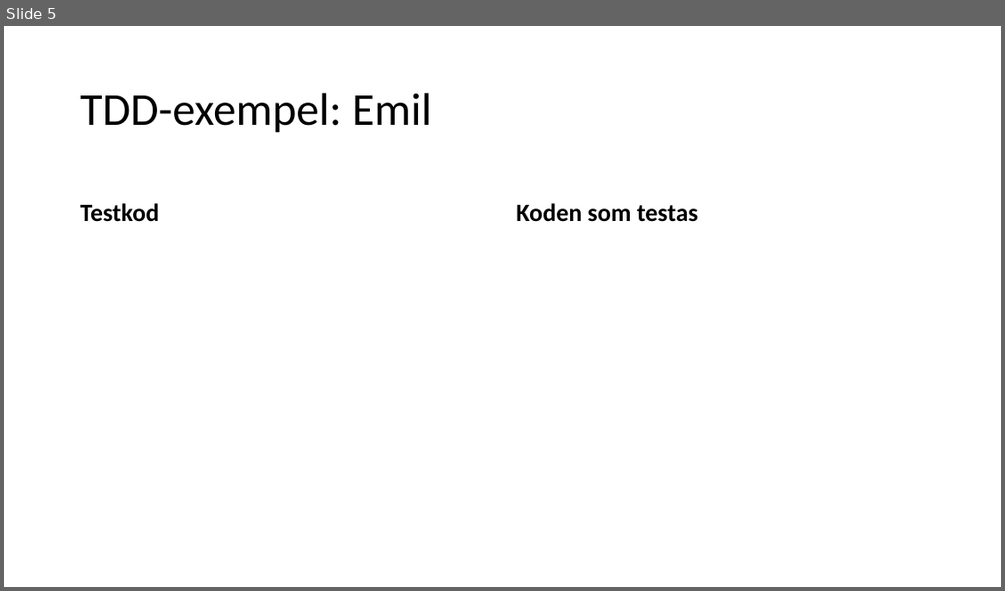
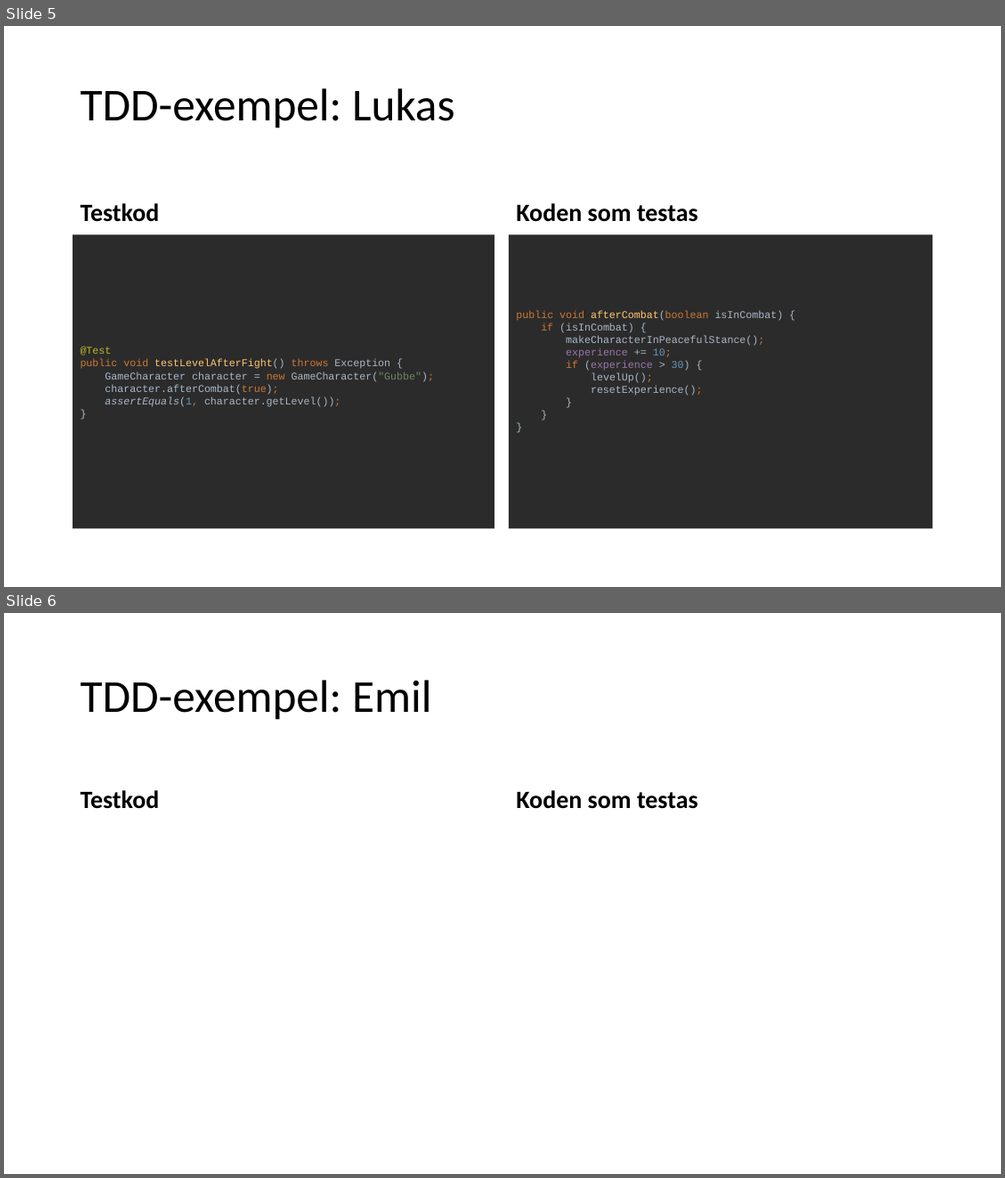
Before and after one commit to fyrtio2/projektINTE, a slide deck: 01 Dokumentation/slutredovisning.pptx. Shown one above the other, each under a label of ours: slide 5 before the commit, slides 5 and 6 after it. The pictures are 1005x591 and 1005x1178 pixels, drawn with LibreOffice and Linux fonts; fonts in the diff are those of the drawing. Boxes give left, top, right and bottom in pixels: in the first picture for what was removed or moved away, otherwise in the second. Text is boxed around its words. In the diff, an @@ line names an element or a change of style, - is before the commit and + after.

Commit message:
Lagt till mina tdd-exempel

```diff
--- a/01 Dokumentation/slutredovisning.pptx
+++ b/01 Dokumentation/slutredovisning.pptx
@@ slide 5 added at [4, 26, 1001, 587], background #FFFFFF @@
@@ title added at [81, 88, 455, 128], 44 pt, text #000000 @@
+TDD-exempel: Lukas
@@ text added at [81, 203, 160, 222], 24 pt, text #000000, bold @@
+Testkod
@@ text added at [516, 203, 698, 222], 24 pt, text #000000, bold @@
+Koden som testas
@@ text added at [73, 231, 494, 532], fill #2B2B2B, 10 pt, text #A9B7C6 @@
+@Test
+public void testLevelAfterFight() throws Exception {
+GameCharacter character = new GameCharacter("Gubbe");
+character.afterCombat(true);
+assertEquals(1, character.getLevel());
+}
@@ text added at [509, 231, 933, 532], fill #2B2B2B, 10 pt, text #A9B7C6 @@
+public void afterCombat(boolean isInCombat) {
+if (isInCombat) {
+makeCharacterInPeacefulStance();
+experience += 10;
+if (experience > 30) {
+levelUp();
+resetExperience();
+}
+}
+}
@@ what was slide 5 is now slide 6 @@
```
Also in this commit, not shown: 1 slide changed.
